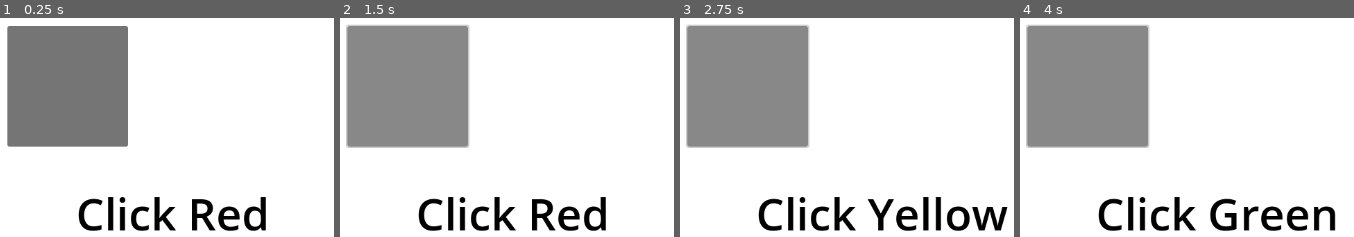
Above: before the commit, frames 1-4 (left to right).
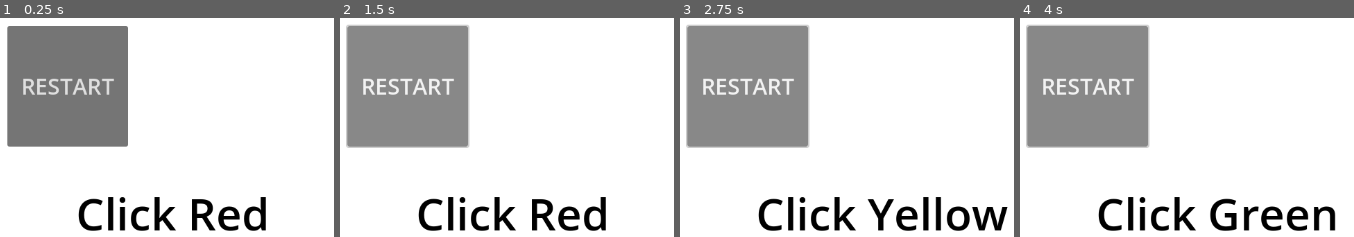
Above: after the commit, the same moments.

Repository: BKZeigler/CPSC362Platformer
Game: Godot game, scene res://scenes/level1s.tscn
The game is run twice, just before and just after one commit, with the same random seed, the same clock (stepped at 60 frames per second) and the same inputs. This scene is started directly instead of the project's main scene.
Inputs (mouse positions are in pixels of both pictures, inside the frame that each line leads up to):
- Up to frame 1 (0.25 s): no input
- Up to frame 2 (1.5 s): click (406, 85) at 0.5 s; click (406, 85) at 1.25 s
- Up to frame 3 (2.75 s): click (746, 85) at 2 s
- Up to frame 4 (4 s): tap Enter at 2.75 s; tap Space at 3.5 s

The runs differ from the first frame. In frame 1, 0.9% of the frame differs, in the area x 6-35%, y 27-36%; in frame 2, 0.9%; in frame 3, 0.9%; in frame 4, 0.9%.

Commit message:
Rename restart button

Diff:
--- a/scenes/level1s.tscn
+++ b/scenes/level1s.tscn
@@ -34,6 +34,8 @@
 offset_top = 65.0
 offset_right = 225.0
 offset_bottom = 239.0
+theme_override_font_sizes/font_size = 32
+text = "RESTART"
 
 [node name="red" type="Button" parent="ColorRect"]
 offset_left = 91.0
